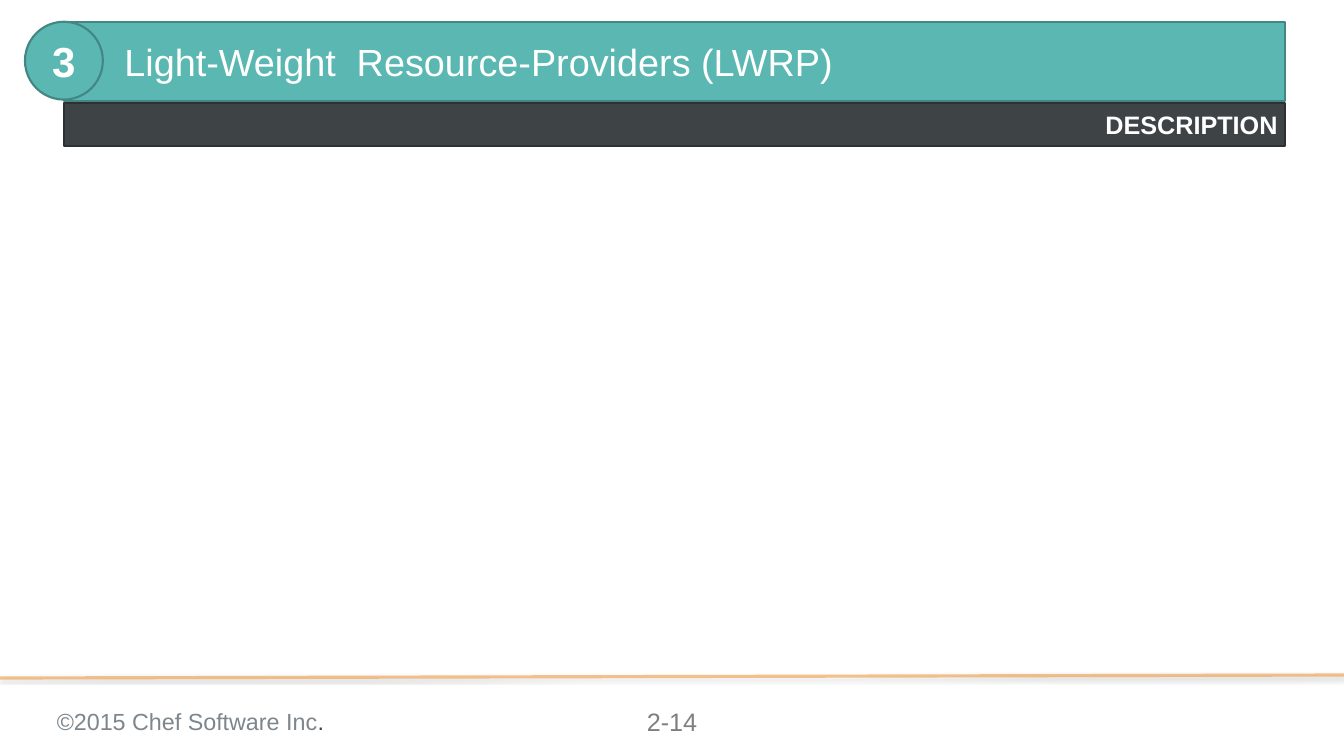
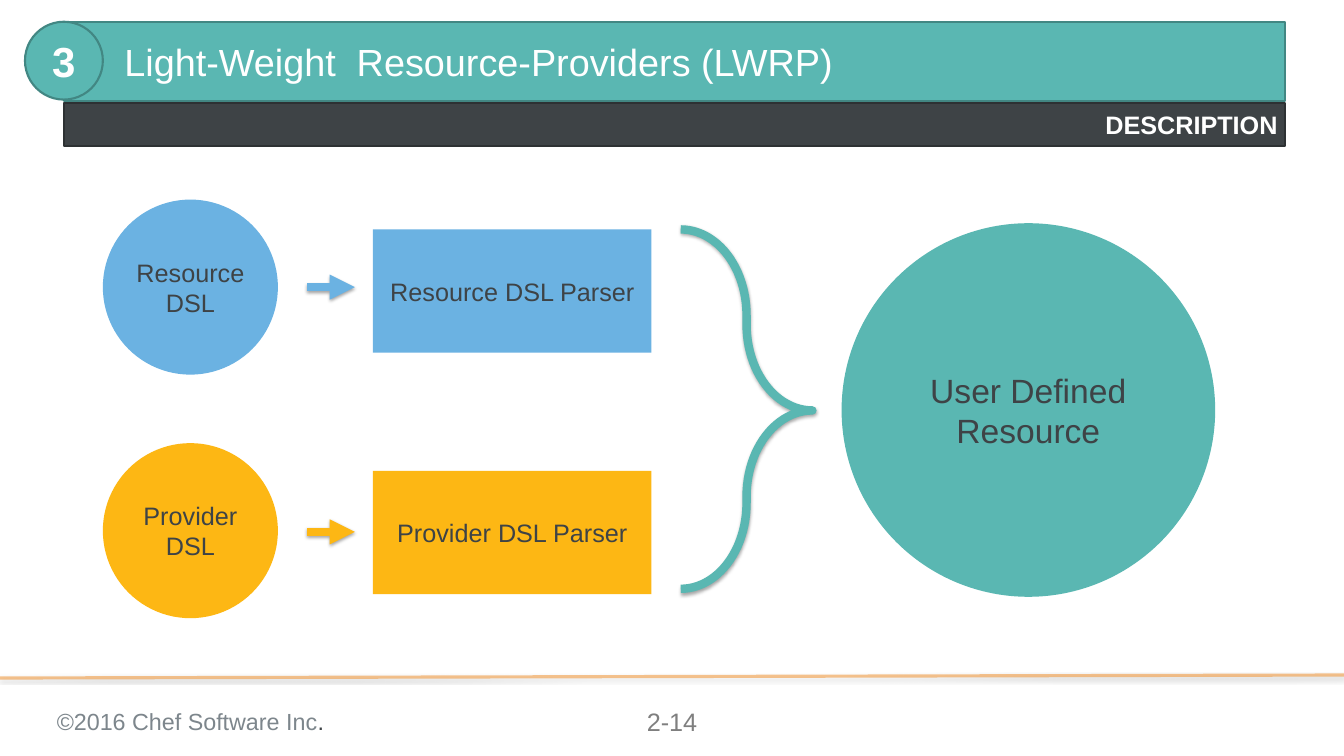
Before and after one commit to chef-training/extending_cookbooks, a slide deck: slide 14 of 02-approaches_to_extending_resources.pptx. Drawn at 1344x756 pixels with LibreOffice and Linux fonts; fonts in the diff are those of the drawing; background and template pictures are left out. Boxes give left, top, right and bottom in pixels: in the first picture for what was removed or moved away, otherwise in the second. Text is boxed around its words. In the diff, an @@ line names an element or a change of style, - is before the commit and + after.

```diff
--- a/02-approaches_to_extending_resources.pptx
+++ b/02-approaches_to_extending_resources.pptx
@@ ellipse added at (x1=103, y1=200, x2=278, y2=375), fill #6BB2E2, 24 pt, text #3E4346 @@
+Resource DSL
@@ rectangle added at (x1=373, y1=230, x2=651, y2=353), fill #6BB2E2, 24 pt, text #3E4346 @@
+Resource DSL Parser
@@ right brace added at (x1=680, y1=230, x2=812, y2=589), outline #5AB7B2 8 pt @@
@@ ellipse added at (x1=841, y1=223, x2=1215, y2=596), fill #5AB7B2, 32 pt, text #3E4346 @@
+User Defined Resource
@@ arrow added from (307, 287) to (355, 287), #6BB2E2 8 pt @@
@@ ellipse added at (x1=103, y1=443, x2=278, y2=618), fill #FDB714, 24 pt, text #3E4346 @@
+Provider DSL
@@ rectangle added at (x1=373, y1=471, x2=651, y2=594), fill #FDB714, 24 pt, text #3E4346 @@
+Provider DSL Parser
@@ arrow added from (307, 532) to (355, 532), #FDB714 8 pt @@
@@ text at (x1=57, y1=713, x2=324, y2=730): text changed @@
-©2015 Chef Software Inc.
+©2016 Chef Software Inc.
```
Also in this commit, not shown: 23 other slides changed, 1 slide added.
